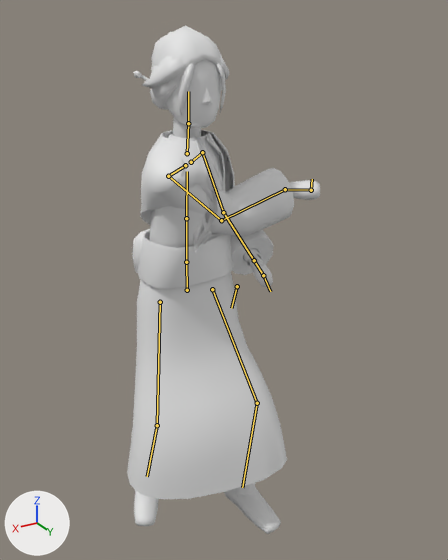
The glTF model models/characters/isabella.glb, before and after one commit.
Both versions are drawn from a camera (50 mm lens) standing at (0.83, 1.602, 1.651) and looking at (-0.11, 0.036, 0.868). Every picture has the same lights, and +X, +Y and +Z are marked at lower left. The picture after the commit comes second. Both versions are drawn at frame 3 of the action 'windup_L'; the numbers are the values there. The bones that change, and the others that lie on the model, are drawn over the model as lines.

Names of what the first picture shows: 'Body'.
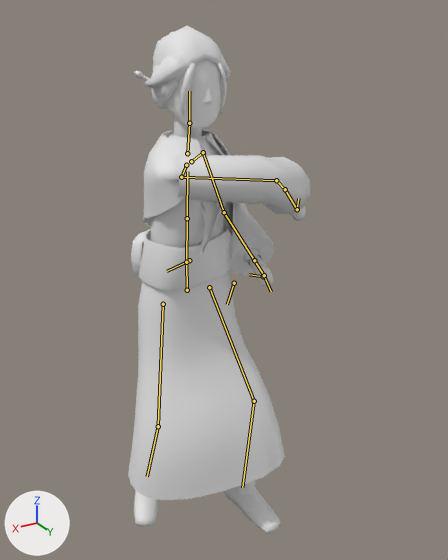
Pixel boxes (x1, y1, x2, y2) of what changed, in the pictures (448 x 560 px):
'Body', posed: before (127, 25, 320, 534); after (128, 26, 310, 534)
bone 'Spine', root to tip: before (186, 262) to (186, 218); after (186, 262) to (187, 218)
bone 'Chest', root to tip: before (186, 218) to (187, 171); after (187, 218) to (187, 171)
bone 'Shoulder_R', root to tip: before (185, 165) to (168, 176); after (186, 165) to (181, 177)
bone 'UpperArm_R', root to tip: before (168, 176) to (221, 220); after (181, 177) to (276, 180)
bone 'LowerArm_R', root to tip: before (221, 220) to (285, 189); after (276, 180) to (285, 189)
bone 'Hand_R', root to tip: before (285, 189) to (311, 190); after (285, 189) to (297, 209)
bone 'UpperLeg_L', root to tip: before (212, 289) to (257, 403); after (209, 287) to (254, 401)
bone 'LowerLeg_L', root to tip: before (257, 403) to (242, 487); after (254, 401) to (242, 487)
bone 'UpperLeg_R', root to tip: before (160, 302) to (157, 425); after (163, 304) to (158, 426)

The change in detail:
Bone 'Hips' (bone_hips) turns from (1, 0, 0) to (1, 11, 0) degrees about its own x, y and z.
Bone 'Spine' (bone_spine) turns from (2, 19, 0) to (2, 14, 0) degrees about its own x, y and z.
Bone 'Chest' (bone_chest) turns from (1, 23, 1) to (1, 17, 0) degrees about its own x, y and z.
Bone 'Shoulder_R' (bone_shoulder_r) turns from (0, 0, 0) to (0, 0, 16) degrees about its own x, y and z.
Bone 'UpperArm_R' (bone_upperarm_r) turns from (40, -52, 58) to (101, 4, -68) degrees about its own x, y and z.
Bone 'LowerArm_R' (bone_lowerarm_r) turns from (65, -28, -45) to (70, 18, 39) degrees about its own x, y and z.
Bone 'Hand_R' (bone_hand_r) turns from (-47, -43, 11) to (-63, 23, -15) degrees about its own x, y and z.
Bone 'UpperLeg_L' (bone_upperleg_l) turns from (29, -14, 0) to (30, -3, 0) degrees about its own x, y and z.
Bone 'LowerLeg_L' (bone_lowerleg_l) turns from (-32, 0, 0) to (-31, 0, 0) degrees about its own x, y and z.
Bone 'UpperLeg_R' (bone_upperleg_r) turns from (12, 19, -5) to (9, 30, -7) degrees about its own x, y and z.
